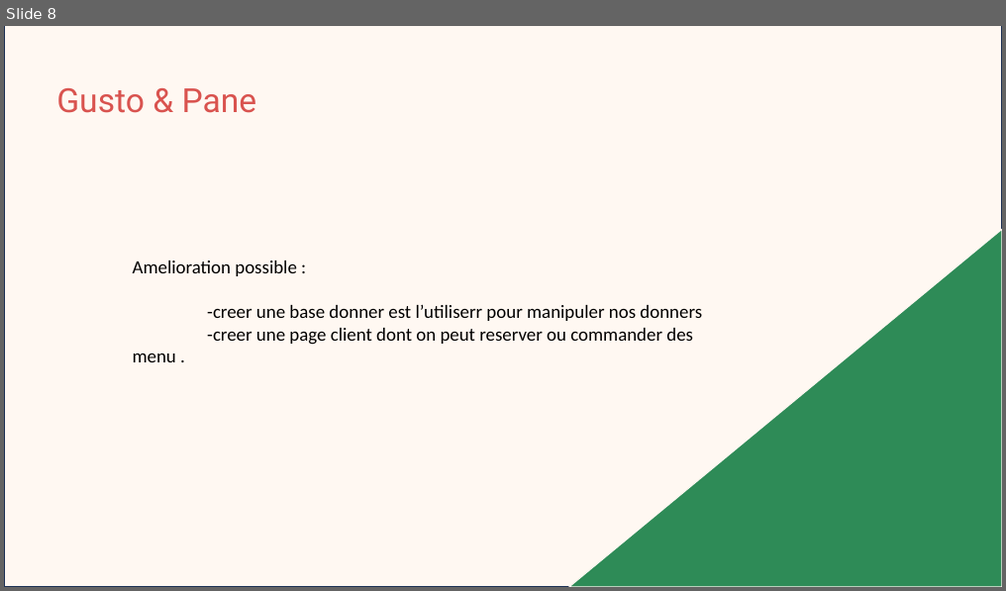
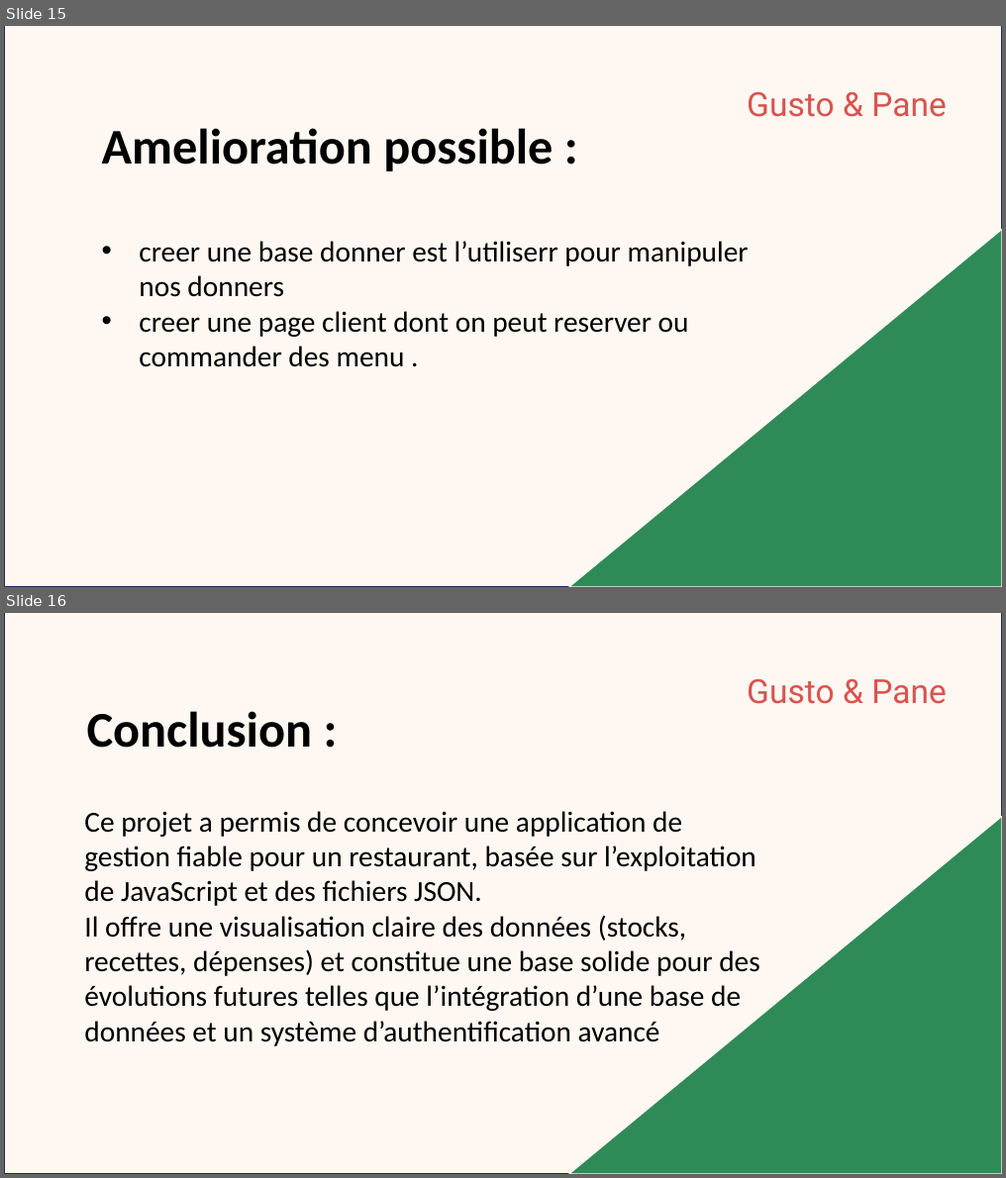
Before and after one commit to anaskablaoui/Gusto-pane, a slide deck: Présentation1.pptx. Shown one above the other, each under a label of ours: slide 8 before the commit, slides 15 and 16 after it. The pictures are 1006x591 and 1006x1178 pixels, drawn with LibreOffice and Linux fonts; fonts in the diff are those of the drawing. Boxes give left, top, right and bottom in pixels: in the first picture for what was removed or moved away, otherwise in the second. Text is boxed around its words. In the diff, an @@ line names an element or a change of style, - is before the commit and + after.

```diff
--- a/Présentation1.pptx
+++ b/Présentation1.pptx
@@ slide 16 added at [4, 613, 1002, 1174], background #FFFFFF @@
@@ rectangle added at [4, 613, 1002, 1174], fill #FFF8F2, outline #1E3256 1 pt @@
@@ text added at [746, 679, 946, 704], 32 pt, text #D9534F @@
+Gusto & Pane
@@ text added at [87, 711, 313, 748], 48 pt, text #000000, bold @@
+Conclusion :
@@ text added at [84, 811, 760, 1047], 28 pt, text #000000 @@
+Ce projet a permis de concevoir une application de gestion fiable pour un restaurant, basée sur l’exploitation de JavaScript et des fichiers JSON.
+Il offre une visualisation claire des données (stocks, recettes, dépenses) et constitue une base solide pour des évolutions futures telles que l’intégration d’une base de données et un système d’authentification avancé
@@ right triangle added at [569, 817, 1002, 1174], fill #2E8B57, outline #FFF8F2 1 pt @@
@@ what was slide 8 is now slide 15 @@
@@ slide 15 changed as well @@
@@ text "Gusto & Pane": place and size @@
-text "Gusto & Pane" at [56, 88, 257, 113]
+text "Gusto & Pane" at [746, 92, 946, 117]
@@ text added at [102, 128, 552, 172], 48 pt, text #000000, bold @@
+Amelioration possible :
@@ text at [139, 241, 748, 368]: text changed; size 18 to 28 pt @@
-Amelioration possible :
--creer une base donner est l’utiliserr pour manipuler nos donners
--creer une page client dont on peut reserver ou commander des menu .
+• creer une base donner est l’utiliserr pour manipuler nos donners
+• creer une page client dont on peut reserver ou commander des menu .
```
Also in this commit, not shown: 6 other slides changed, 3 other slides added, 1 slide removed.
